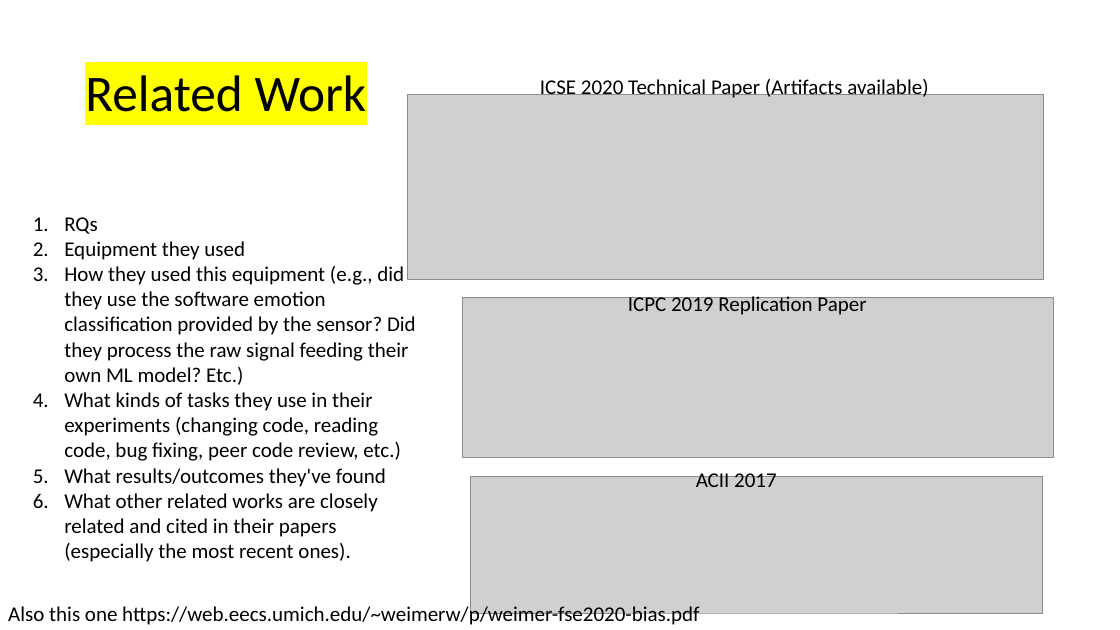
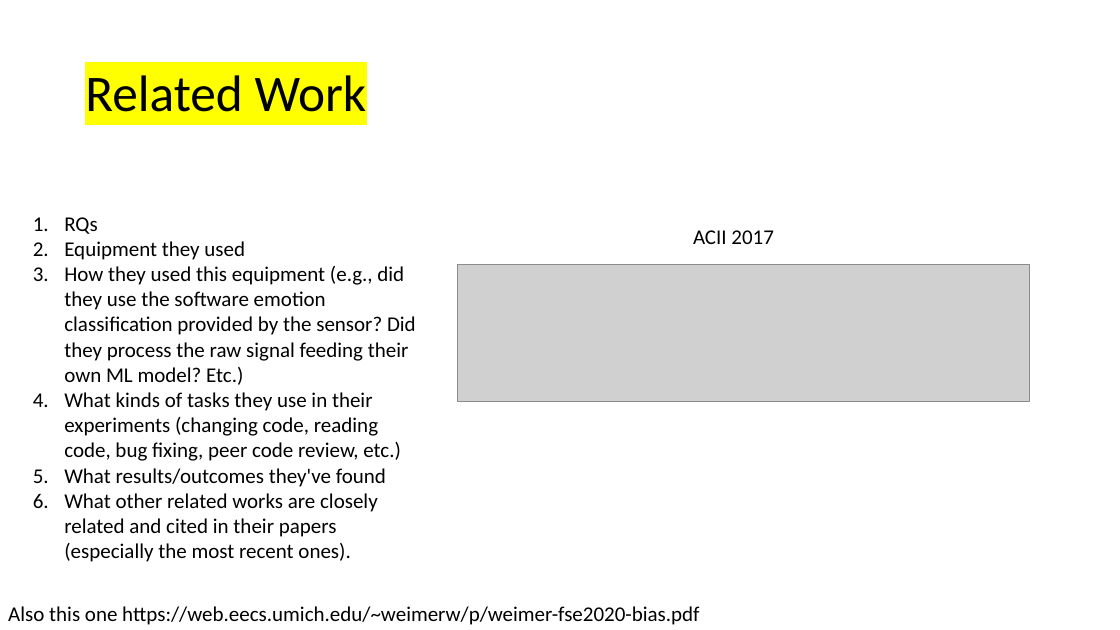
Before and after one commit to nauticalmonkey/CalPolyThesis, a slide deck: slide 11 of Thesis Idea.pptx (slide 8 before the commit). Drawn at 1120x630 pixels with LibreOffice and Linux fonts; fonts in the diff are those of the drawing; grey boxes stand for pictures. Boxes give left, top, right and bottom in pixels: in the first picture for what was removed or moved away, otherwise in the second. Text is boxed around its words. In the diff, an @@ line names an element or a change of style, - is before the commit and + after.

```diff
--- a/Thesis Idea.pptx
+++ b/Thesis Idea.pptx
@@ text removed at [540,77,928,98] @@
-ICSE 2020 Technical Paper (Artifacts available)
@@ picture removed at [408,94,1044,279] @@
@@ text "ACII 2017": place and size @@
-text "ACII 2017" at [696,470,777,487]
+text "ACII 2017" at [693,230,774,244]
@@ picture: place and size @@
-picture at [471,476,1043,613]
+picture at [457,265,1029,402]
@@ picture removed at [463,297,1054,458] @@
@@ text removed at [628,294,866,315] @@
-ICPC 2019 Replication Paper
```
Also in this commit, not shown: 3 slides added.
